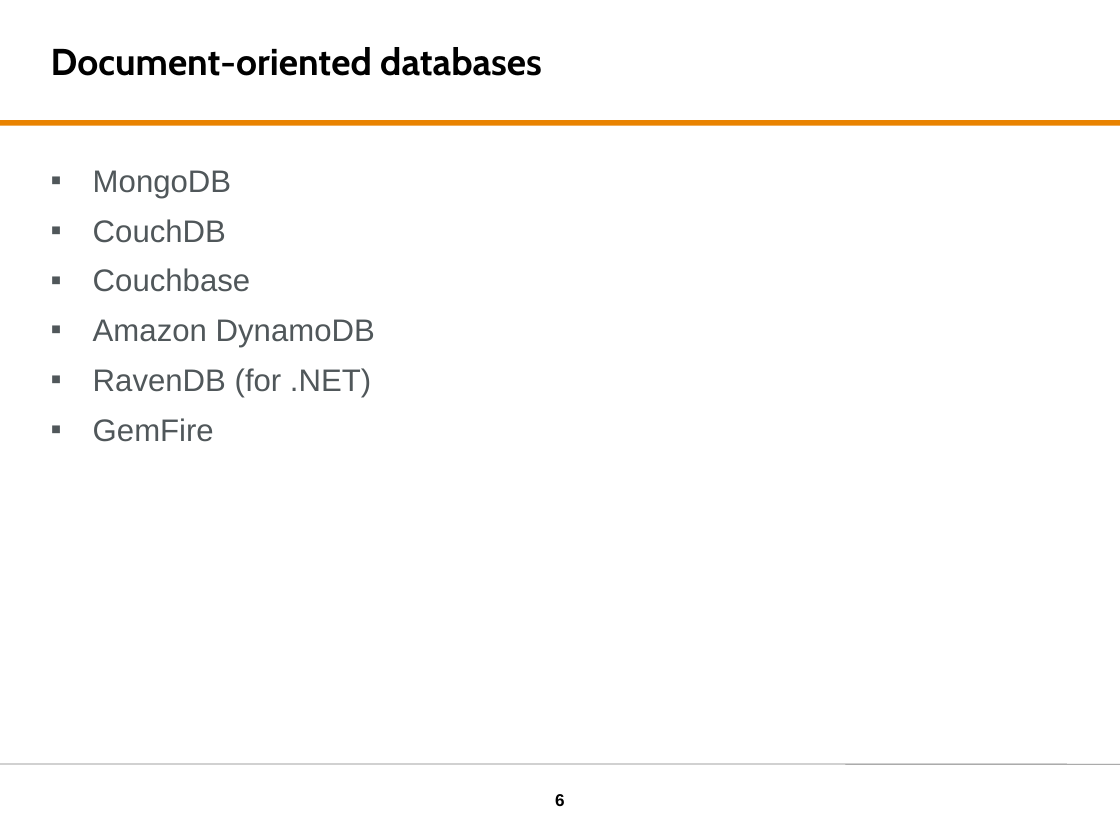
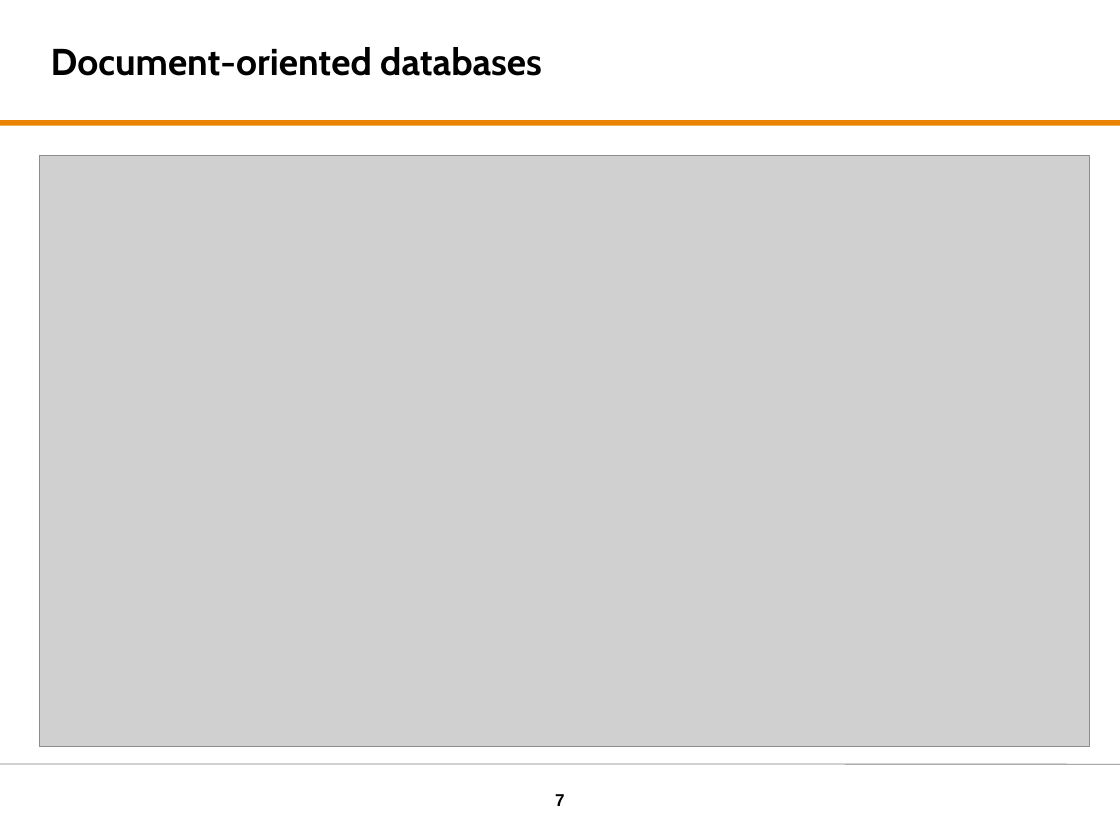
Before and after one commit to tomvdbulck/couchdb_initiation, a slide deck: slide 7 of presentation/Big Data - CouchDB.pptx (slide 6 before the commit). Drawn at 1120x840 pixels with LibreOffice and Linux fonts; fonts in the diff are those of the drawing; grey boxes stand for pictures; background and template pictures are left out. Boxes give left, top, right and bottom in pixels: in the first picture for what was removed or moved away, otherwise in the second. Text is boxed around its words. In the diff, an @@ line names an element or a change of style, - is before the commit and + after.

```diff
--- a/presentation/Big Data - CouchDB.pptx
+++ b/presentation/Big Data - CouchDB.pptx
@@ picture added at (39,156,1089,747) @@
@@ text removed at (93,170,375,442) @@
-▪ MongoDB
-▪ CouchDB
-▪ Couchbase
-▪ Amazon DynamoDB
-▪ RavenDB (for .NET)
-▪ GemFire
@@ page number at (555,794,565,806): text changed @@
-6
+7
```
Also in this commit, not shown: 7 other slides changed, 4 slides added.
